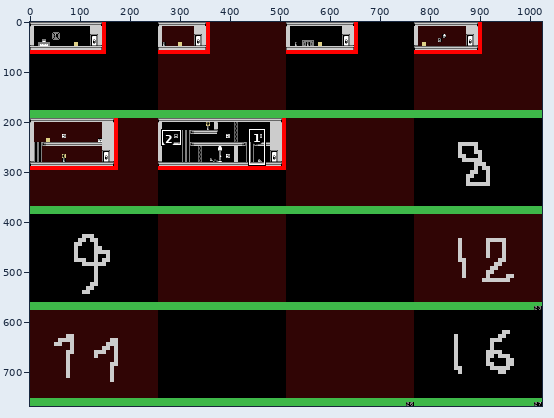
Two versions of one pixel-art file, room5/assets/aseprites/tileset.aseprite. Above: a wide view before the commit, with the close-up outlined.
Close-up. Before the commit:
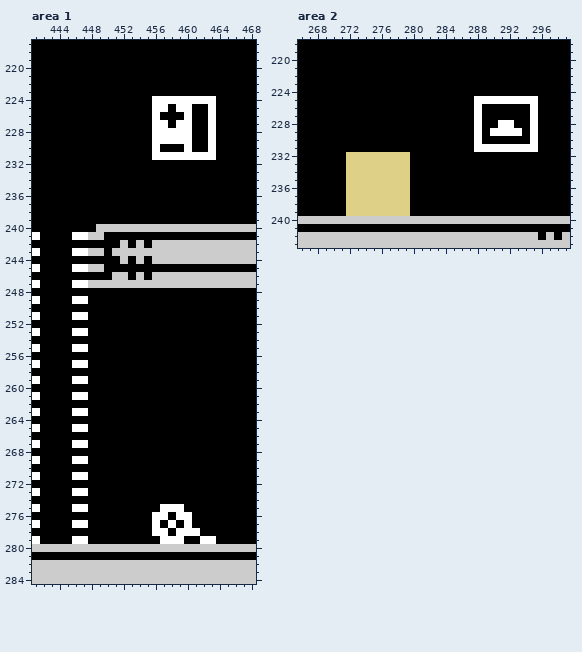
1024x768 pixels, 1 frame. Colours within 5 levels of each other are drawn and written as one. Shown: area 1: x 441..468, y 217..284; area 2: x 266..299, y 218..243. The commit also changed other parts of the picture, which this record leaves out.
The same view after the edit:
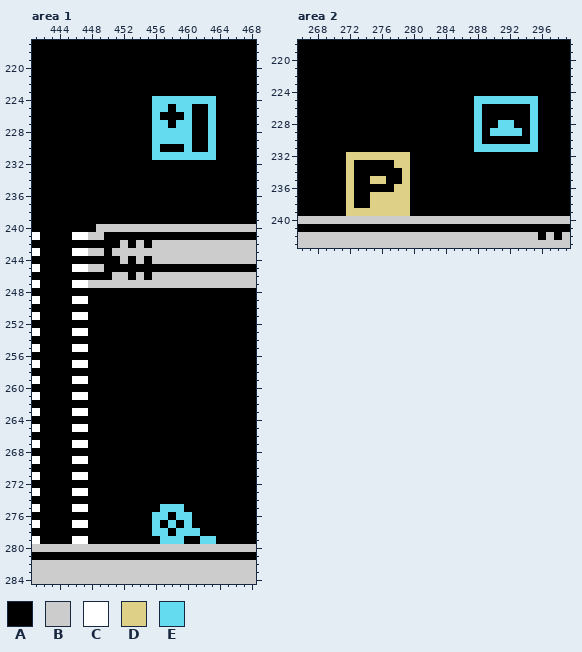
Palette (. is transparent): A #000000  B #cccccc  C #ffffff  D #ded087  E #65dbef
From old to new:
Changed rows in their new state; - is an unchanged pixel.
Area 1, layer "MAIN":
first column x 456:
224 EEEEEEEE
225 EE-EE--E
226 E---E--E
227 EE-EE--E
228 EEEEE--E
229 EEEEE--E
230 E---E--E
231 EEEEEEEE
first column x 456:
275 -EEE----
276 EE-EE---
277 E-E-E---
278 EE-EEE--
279 -EEE--EE
Area 2, layer "MAIN":
first column x 273:
225 ---------------EEEEEEEE
226 ---------------E------E
227 ---------------E------E
228 ---------------E--EE--E
229 ---------------E-EEEE-E
230 ---------------E------E
231 ---------------EEEEEEEE
233 AAAAA------------------
234 AAAAAA-----------------
235 AA--AA-----------------
236 AAAAA------------------
237 AA---------------------
238 AA---------------------
